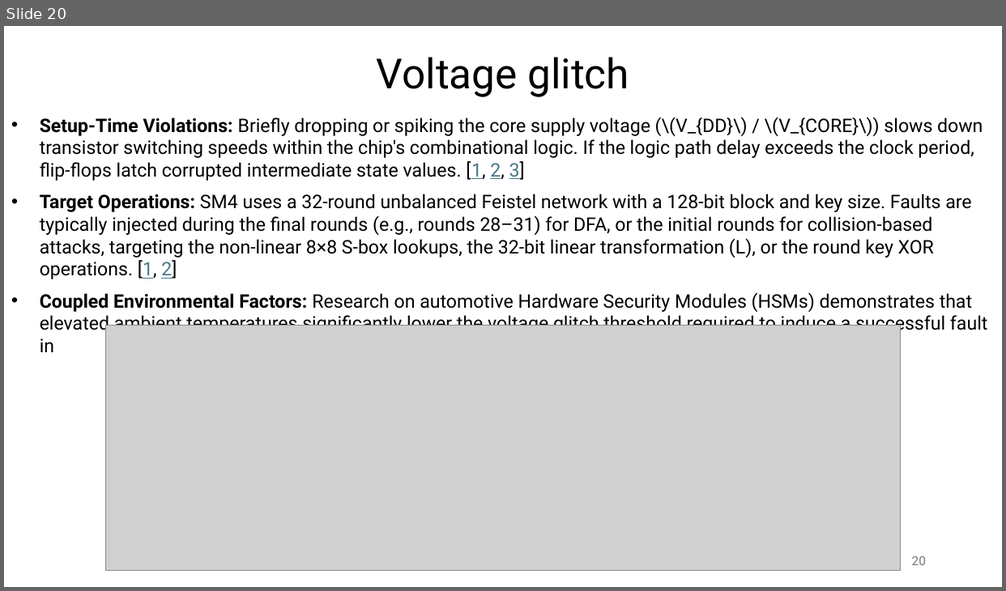
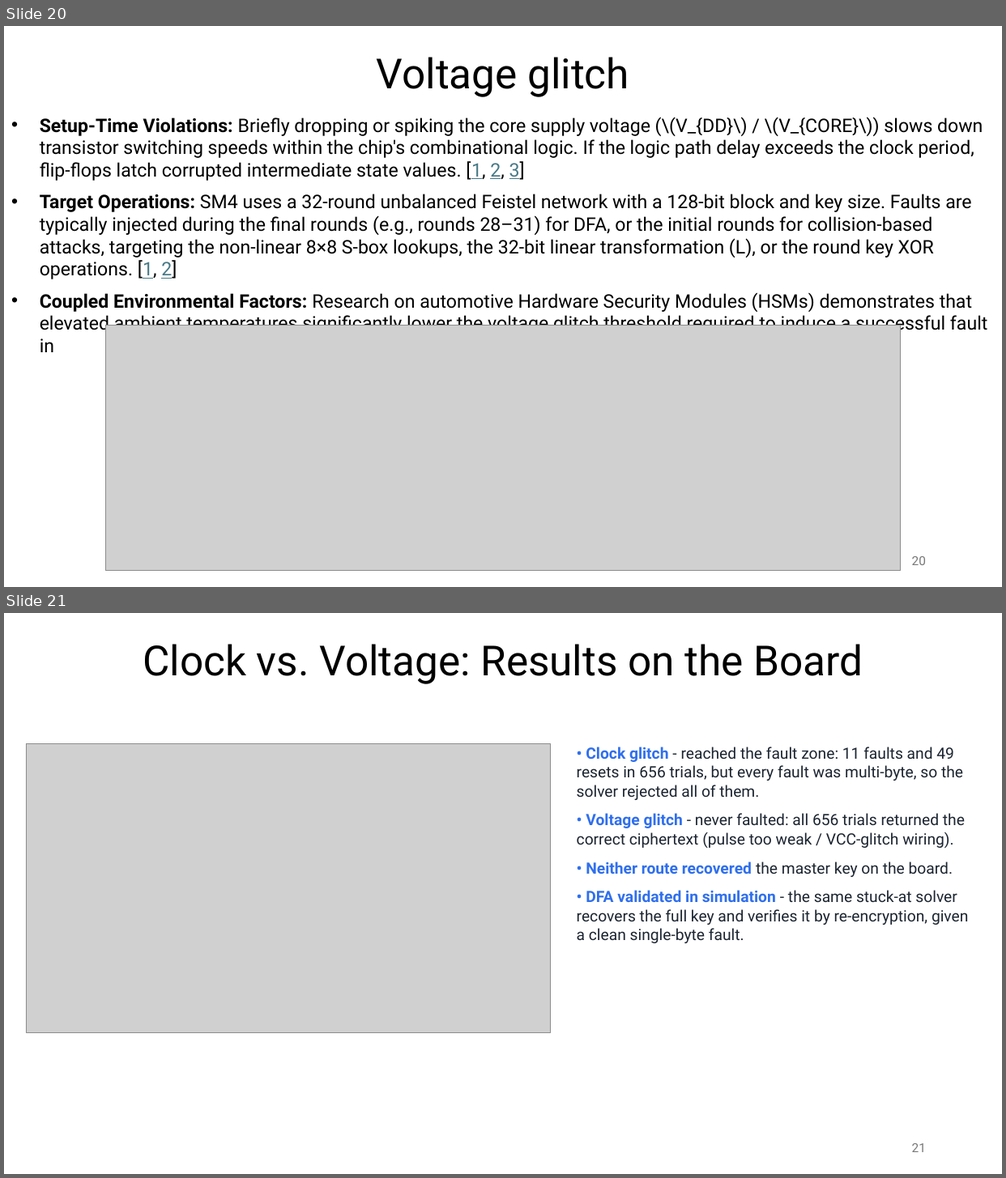
Before and after one commit to Specht1000/PFE-SM4-Fault-Injection, a slide deck: docs/Apresentation_PFE.pptx. Shown one above the other, each under a label of ours: slide 20 before the commit, slides 20 and 21 after it. The pictures are 1006x591 and 1006x1178 pixels, drawn with LibreOffice and Linux fonts; fonts in the diff are those of the drawing; grey boxes stand for pictures. Boxes give left, top, right and bottom in pixels: in the first picture for what was removed or moved away, otherwise in the second. Text is boxed around its words. In the diff, an @@ line names an element or a change of style, - is before the commit and + after.

```diff
--- a/docs/Apresentation_PFE.pptx
+++ b/docs/Apresentation_PFE.pptx
@@ slide 21 added at box(4, 613, 1002, 1174), background #FFFFFF @@
@@ text added at box(143, 644, 863, 684), 40 pt, text #000000 @@
+Clock vs. Voltage: Results on the Board
@@ picture added at box(27, 744, 551, 1033) @@
@@ text added at box(577, 747, 968, 943), 15 pt, text #1B2430 @@
+• Clock glitch - reached the fault zone: 11 faults and 49 resets in 656 trials, but every fault was multi-byte, so the solver rejected all of them.
+• Voltage glitch - never faulted: all 656 trials returned the correct ciphertext (pulse too weak / VCC-glitch wiring).
+• Neither route recovered the master key on the board.
+• DFA validated in simulation - the same stuck-at solver recovers the full key and verifies it by re-encryption, given a clean single-byte fault.
@@ page number added at box(912, 1144, 926, 1152), 12 pt, text #797979 @@
+21
```
